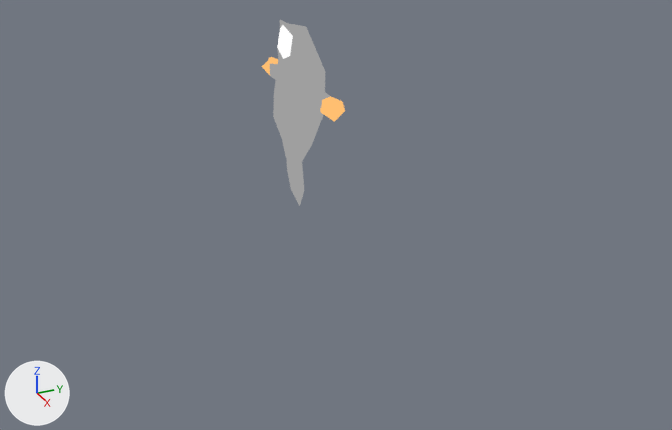
The Blender file Blender Projects/Friend.blend as it was, and as the next commit left it.
Rendered twice from a camera (50 mm lens) standing at (16.57, -6.66, 6.49) and looking at (0.96, 0.36, -1.31). Every picture has the same lights, and +X, +Y and +Z are marked at lower left.

The first picture shows 'friend'.
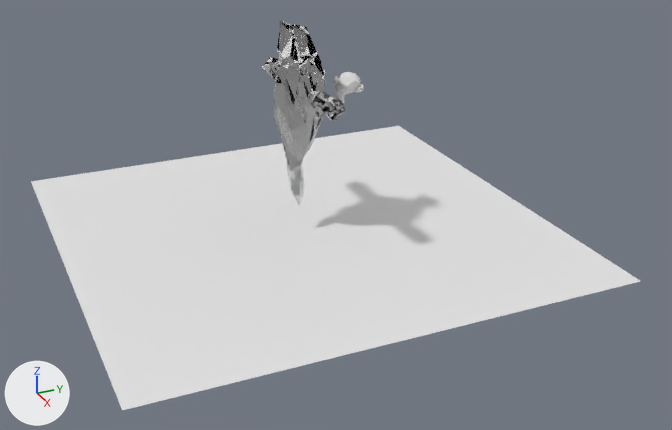
Changed parts and their boxes [x1, y1, x2, y2] in the pictures (672 x 430 px):
'Plane', added: after [31, 126, 640, 411]
'Suzanne', added: after [334, 72, 364, 103]
part 1 of me_plane, deleted: before [277, 25, 293, 59]
part 2 of me_plane, recoloured: [262, 20, 345, 206] in both

Patch to the scene script:
```diff
--- a/Blender Projects/Friend.blend.py
+++ b/Blender Projects/Friend.blend.py
@@ mat_badan @@
+mat_badan = principled_material('Badan')
+mat_badan.base_color = (0.8, 0.8, 0.8)  # white #e7e7e7
+mat_badan.roughness = 0.0
+mat_badan.ior = 1.45
+mat_badan.specular_ior_level = 1.0
+mat_badan.transmission_weight = 1.0
@@ me_plane @@
 # used by ob_friend; location = (0.0, -0.57, 2.08); rotation_euler = (1.571, 0.0, 0.0), in degrees (90, 0, 0); scale = (0.192, 0.192, 0.192)
 # verts and faces of me_plane; kept vertices keep their numbers, new ones are numbered from 97
 # before: 0 (1.8, -1.0, -1.3) at pixel (290, 55), 2 (0.0, -1.8, -1.3) at pixel (283, 59), 47 (-1.8, -1.0, -1.3) at pixel (277, 47), 94 (1.8, 1.0, -1.7) at pixel (292, 36), 95 (0.1, 1.8, -1.3) at pixel (282, 24)
 # before: 96 (-1.8, 1.0, -1.7) at pixel (280, 28)
-me_plane.from_pydata(...)  # 97 vertices, 95 faces; spans x -9.4..9.4, y -17.9..2.1, z -5.4..-0.2
+me_plane.from_pydata(...)  # 97 vertices, 93 faces; spans x -9.4..9.4, y -17.9..2.1, z -5.4..-0.2
+# me_plane part 1
+delete_faces([(2, 95, 96, 47), (0, 94, 95, 2)])
+# me_plane part 2: 93 faces spanning x -9.4..9.4, y -17.9..2.1, z -5.4..-0.2 switch from mat_material_001 to mat_badan (white #e7e7e7)
@@ me_suzanne @@
+me_suzanne.from_pydata(...)  # 507 vertices, 500 faces; spans x -1.37..1.37, y -0.85..0.85, z -0.98..0.98
@@ me_plane_002 @@
+me_plane_002.from_pydata([(-1.0, -1.0, 0.0), (1.0, -1.0, 0.0), (-1.0, 1.0, 0.0), (1.0, 1.0, 0.0)], [], [(0, 1, 3, 2)])
@@ ob_suzanne @@
+ob_suzanne = bpy.data.objects.new('Suzanne', me_suzanne)
+ob_suzanne.location = (-0.06, 1.08, 0.98)
+ob_suzanne.scale = (0.307, 0.307, 0.307)
@@ ob_plane @@
+ob_plane = bpy.data.objects.new('Plane', me_plane_002)
+ob_plane.location = (0.0, 0.0, -1.89)
+ob_plane.scale = (4.88, 4.88, 4.88)
```
